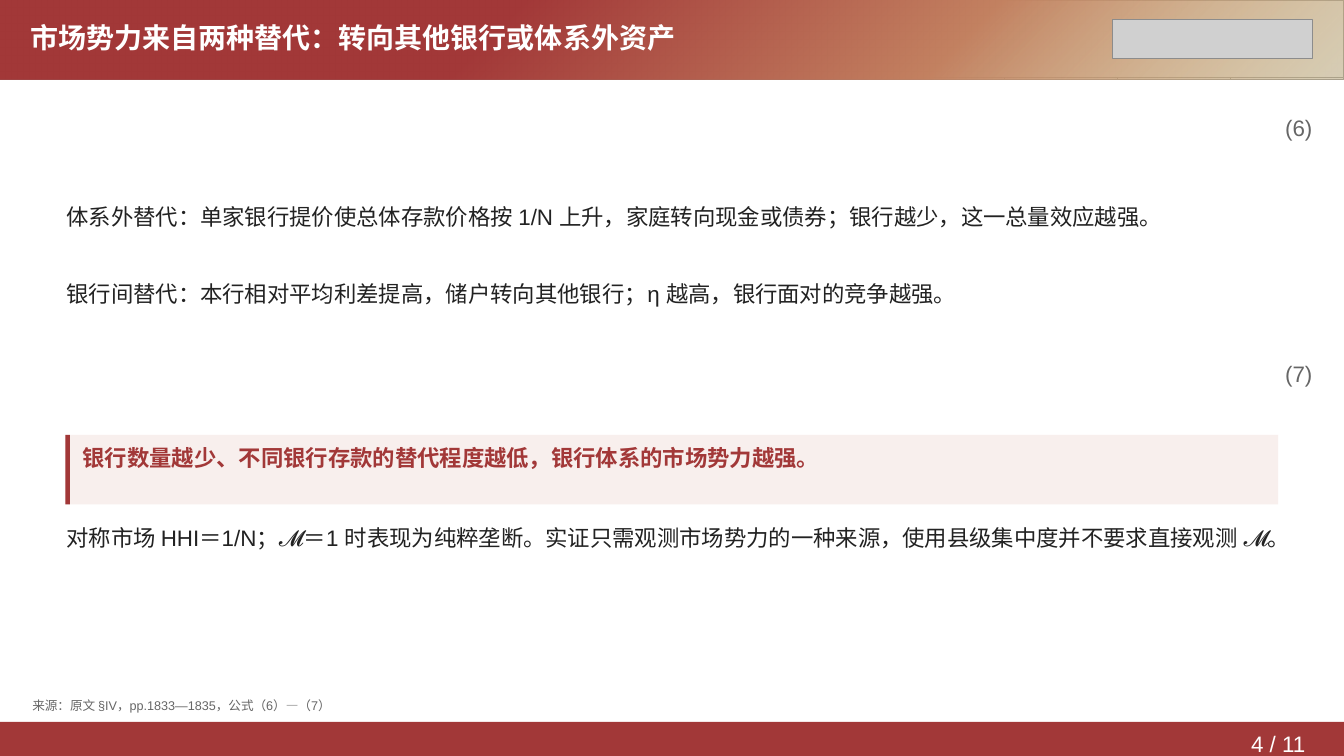
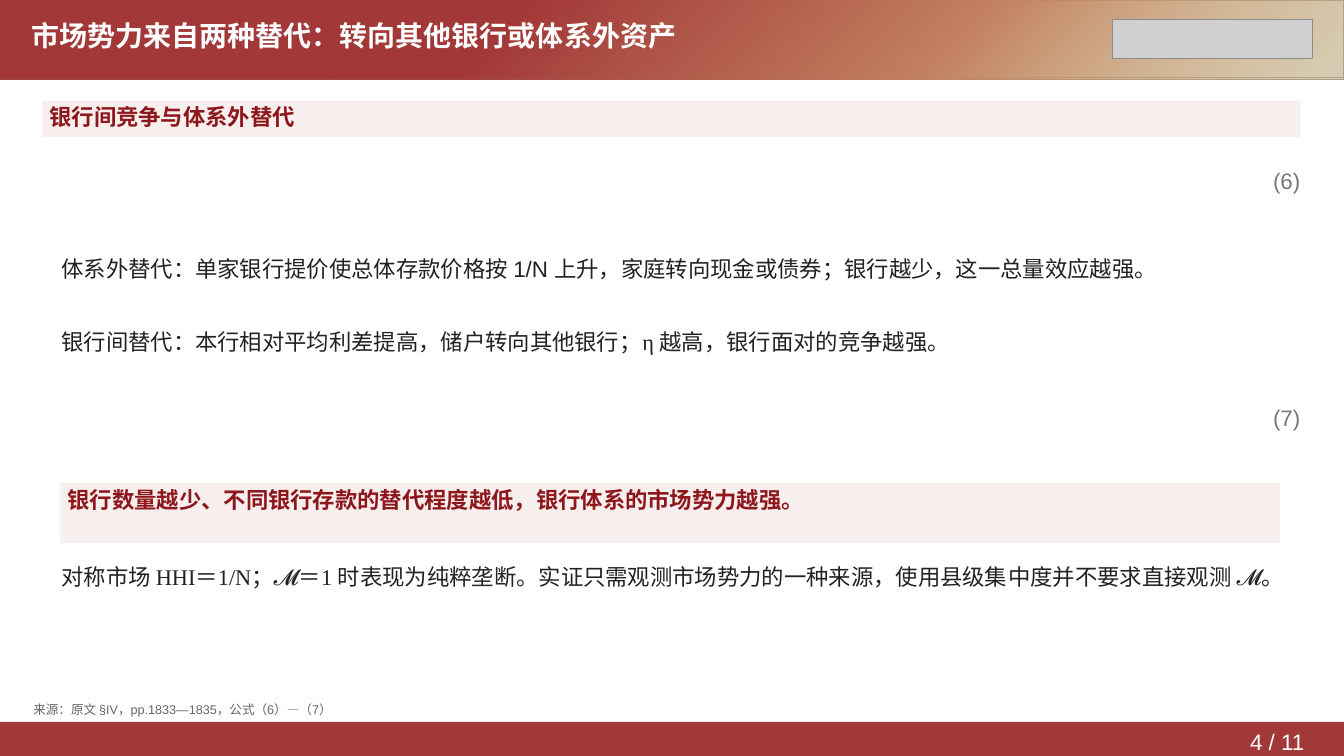
Before and after one commit to Yutingee/trial, a slide deck: slide 4 of deliverables/DepositsChannel-Model.pptx. Drawn at 1344x756 pixels with LibreOffice and Linux fonts; fonts in the diff are those of the drawing; grey boxes stand for pictures. Boxes give left, top, right and bottom in pixels: in the first picture for what was removed or moved away, otherwise in the second. Text is boxed around its words. In the diff, an @@ line names an element or a change of style, - is before the commit and + after.

Commit message:
Restyle presentation to screenshot references and apply highlight fill directly to text boxes

```diff
--- a/deliverables/DepositsChannel-Model.pptx
+++ b/deliverables/DepositsChannel-Model.pptx
@@ rectangle added at (42,101,1301,137), fill #F7EEEE, 16 pt, text #8E171C, bold @@
+银行间竞争与体系外替代
@@ text "(6)" at (1273,173,1300,194): text colour #666666 to #777777; line spacing 1.15 to 1.05 @@
@@ text "(6)": place and size @@
-text "(6)" at (1285,120,1312,141)
+text "(6)" at (1273,173,1300,194)
@@ line spacing 1.15 to 1.05 in 4 elements at (31,22,676,49), (1250,734,1304,750), (33,703,332,717), (61,258,1157,281) @@
@@ text "体系外替代：单家银行提价使总体存款价格按 1/N 上升，家庭转向现金或债券；银行越少，这一总量效应越强。": place and size @@
-text "体系外替代：单家银行提价使总体存款价格按 1/N 上升，家庭转向现金或债券；银行越少，这一总量效应越强。" at (66,206,1162,229)
+text "体系外替代：单家银行提价使总体存款价格按 1/N 上升，家庭转向现金或债券；银行越少，这一总量效应越强。" at (61,258,1157,281)
@@ text "银行间替代：本行相对平均利差提高，储户转向其他银行；η 越高，银行面对的竞争越强。" at (61,331,950,355): font Arial to Times New Roman; line spacing 1.15 to 1.05 @@
@@ text "银行间替代：本行相对平均利差提高，储户转向其他银行；η 越高，银行面对的竞争越强。": place and size @@
-text "银行间替代：本行相对平均利差提高，储户转向其他银行；η 越高，银行面对的竞争越强。" at (66,283,956,307)
+text "银行间替代：本行相对平均利差提高，储户转向其他银行；η 越高，银行面对的竞争越强。" at (61,331,950,355)
@@ text "(7)": place and size @@
-text "(7)" at (1285,366,1312,387)
+text "(7)" at (1273,410,1300,431)
@@ text "(7)" at (1273,410,1300,431): text colour #666666 to #777777; line spacing 1.15 to 1.05 @@
@@ rectangle removed at (66,436,1278,505) @@
@@ rectangle removed at (66,436,70,505) @@
@@ rectangle "银行数量越少、不同银行存款的替代程度越低，银行体系的市场势力越强。": place and size @@
-rectangle "银行数量越少、不同银行存款的替代程度越低，银行体系的市场势力越强。" at (83,447,819,469)
+rectangle "银行数量越少、不同银行存款的替代程度越低，银行体系的市场势力越强。" at (60,483,1280,543)
@@ rectangle "银行数量越少、不同银行存款的替代程度越低，银行体系的市场势力越强。" at (60,483,1280,543): text colour #A23838 to #8E171C; line spacing 1.15 to 1.05; fill none to #F7EEEE @@
@@ text "对称市场 HHI＝1/N；𝓜＝1 时表现为纯粹垄断。实证只需观测市场势力的一种来源，使用县级集中度并不要求直接观测 𝓜。": place and size @@
-text "对称市场 HHI＝1/N；𝓜＝1 时表现为纯粹垄断。实证只需观测市场势力的一种来源，使用县级集中度并不要求直接观测 𝓜。" at (66,527,1289,550)
+text "对称市场 HHI＝1/N；𝓜＝1 时表现为纯粹垄断。实证只需观测市场势力的一种来源，使用县级集中度并不要求直接观测 𝓜。" at (61,566,1283,589)
@@ text "对称市场 HHI＝1/N；𝓜＝1 时表现为纯粹垄断。实证只需观测市场势力的一种来源，使用县级集中度并不要求直接观测 𝓜。" at (61,566,1283,589): font Arial to Times New Roman; line spacing 1.15 to 1.05 @@
```
Also in this commit, not shown: 10 other slides changed, 3 other files.
